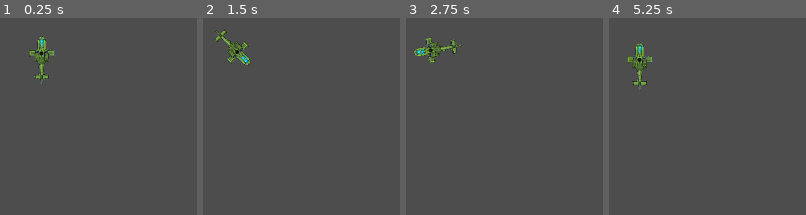
Above: before the commit, frames 1-4 (left to right).
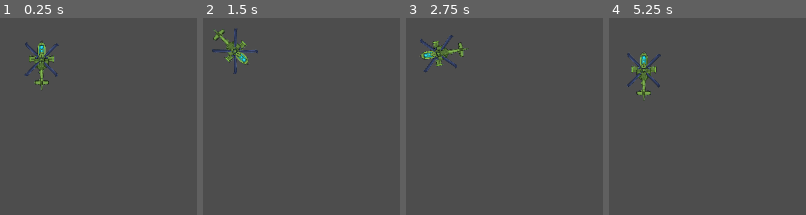
Above: after the commit, the same moments.

Repository: jZejda/GodotGames
Game: Godot game, scene res://level.tscn
Two runs of this game, one before a commit and one after it. Both use one fixed random seed, a clock stepped at 60 frames per second and the inputs below.
Inputs:
- Up to frame 1 (0.25 s): no input
- Up to frame 2 (1.5 s): tap Enter at 0.5 s; hold Right (greenRight) 0.53-1.28 s; hold Down (greenDown) from 1.28 s (still down)
- Up to frame 3 (2.75 s): tap Space at 2 s; release Down (greenDown) at 2.03 s; hold Right (greenRight) from 2.03 s (still down)
- Up to frame 4 (5.25 s): release Right (greenRight) at 2.78 s; hold Up (greenForward) 2.78-3.53 s; tap Enter at 3.5 s; hold Left (greenLeft) 3.53-5.03 s; hold Down (greenDown) from 5.03 s (still down)

The runs differ from the first frame. In frame 1, 1.7% of the frame differs, in the area x 12-30%, y 9-37%; in frame 2, 1.4%; in frame 3, 2.0%; in frame 4, 2.1%, in the area x 9-27%, y 12-43%.

Commit message:
Add helicopter rotor

Diff:
--- a/helicopter-beat/helicopter_green.gd
+++ b/helicopter-beat/helicopter_green.gd
@@ -5,6 +5,9 @@
 @export var turn_speed: float = PI
 ## Local direction that counts as “forward” before rotation (sprite nose). Default is screen-up.
 @export var forward_local: Vector2 = Vector2.UP
+
+@export var rotor_speed: float = TAU * 6.0  # 6 otáček za sekundu
+@onready var rotor: Sprite2D = $HelicopterRottor
 
 func _ready() -> void:
 	position = Vector2(100, 100)
@@ -23,3 +26,5 @@
 	var move_dir := forward_world * throttle + right_world * strafe
 	velocity = move_dir.limit_length(1.0) * move_speed
 	move_and_slide()
+
+	rotor.rotation += rotor_speed * delta
--- a/helicopter-beat/helicopter_green.tscn
+++ b/helicopter-beat/helicopter_green.tscn
@@ -2,6 +2,7 @@
 
 [ext_resource type="Texture2D" uid="uid://cefmsdft5eqq6" path="res://assets/helicopter-green.png" id="1_ehvns"]
 [ext_resource type="Script" uid="uid://hjuqpsuxms8n" path="res://helicopter_green.gd" id="1_y5vgd"]
+[ext_resource type="Texture2D" uid="uid://b5fw3g5b7vvcw" path="res://assets/helicopter-rotor.png" id="3_13uo2"]
 
 [sub_resource type="RectangleShape2D" id="RectangleShape2D_ehvns"]
 size = Vector2(60, 121)
@@ -10,11 +11,15 @@
 position = Vector2(253, 145)
 script = ExtResource("1_y5vgd")
 
-[node name="Sprite2D" type="Sprite2D" parent="." unique_id=1642256400]
-position = Vector2(-0.5, -0.5)
+[node name="Helicopter" type="Sprite2D" parent="." unique_id=1642256400]
+position = Vector2(-0.5, 13.5)
 scale = Vector2(0.15, 0.15)
 texture = ExtResource("1_ehvns")
 
 [node name="CollisionShape2D" type="CollisionShape2D" parent="." unique_id=541581810]
-position = Vector2(4, 0)
+position = Vector2(0, 13)
 shape = SubResource("RectangleShape2D_ehvns")
+
+[node name="HelicopterRottor" type="Sprite2D" parent="." unique_id=303151357]
+scale = Vector2(0.15, 0.15)
+texture = ExtResource("3_13uo2")
Binary file added: helicopter-beat/assets/helicopter-rotor.png
Not shown, added: helicopter-beat/assets/helicopter-rotor.png.import
